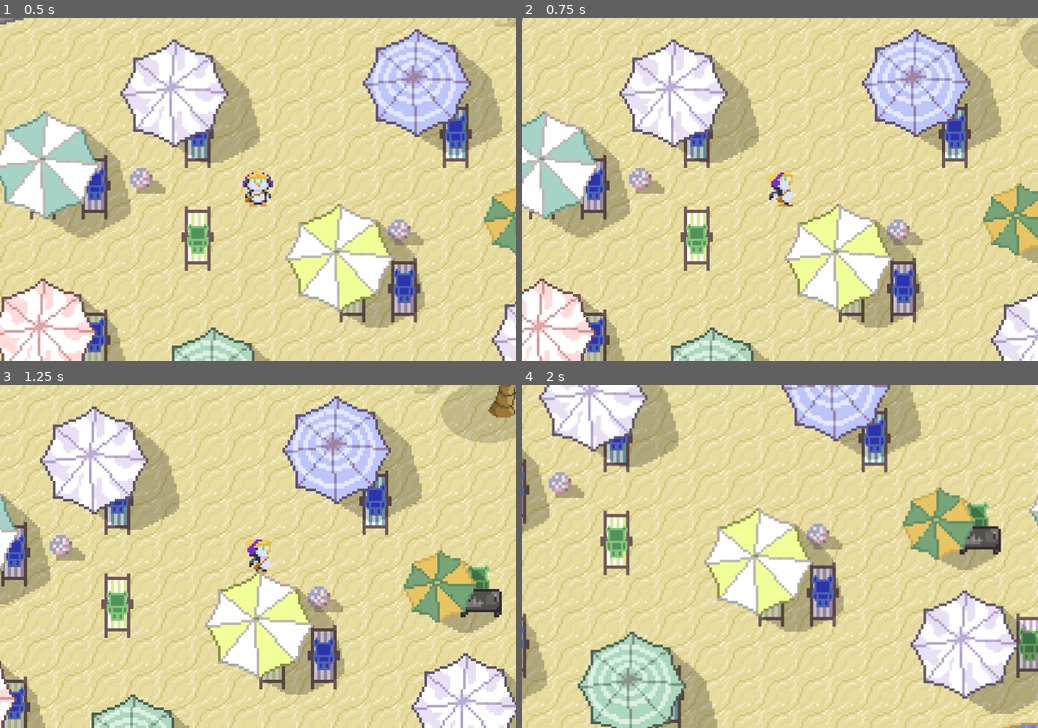
Above: before the commit, frames 1-4 (two rows, left to right).
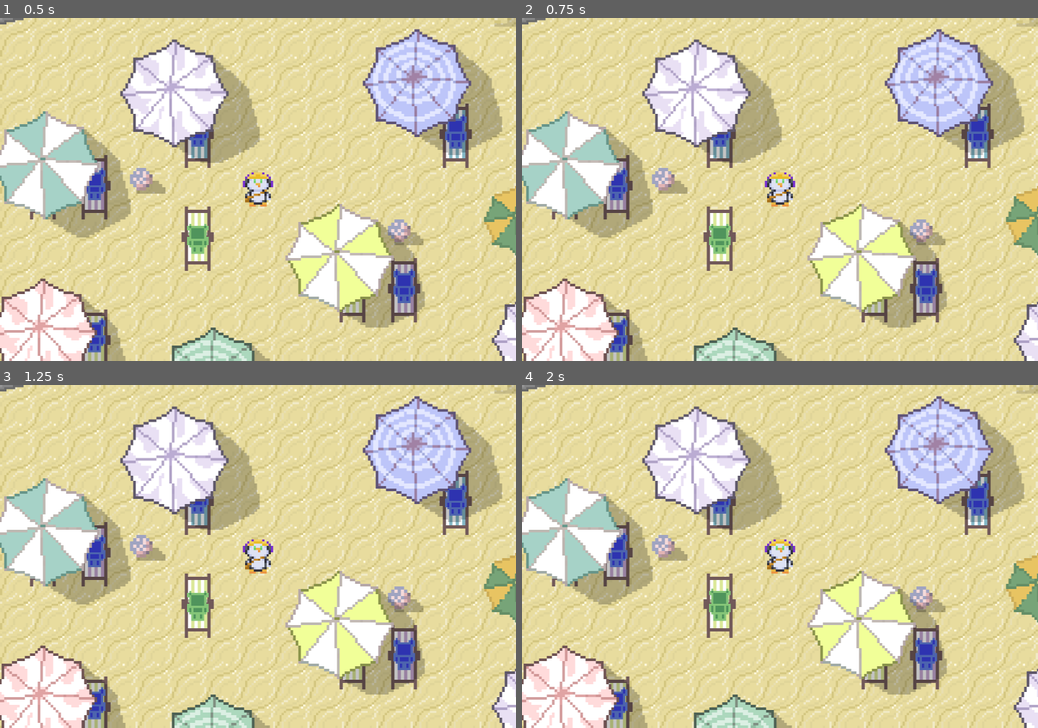
Above: after the commit, the same moments.

Repository: ygcs796/projeto-felpojam
Game: Godot game, scene res://cenario_rio_de_janeiro.tscn
The game is run twice, just before and just after one commit, with the same random seed, the same clock (stepped at 60 frames per second) and the same inputs.
Inputs:
- Up to frame 1 (0.5 s): no input
- Up to frame 2 (0.75 s): hold Right (ui_right) from 0.53 s (still down)
- Up to frame 3 (1.25 s): keep holding Right (ui_right)
- Up to frame 4 (2 s): release Right (ui_right) at 1.28 s; hold Down (ui_down) from 1.28 s (still down)

Frame 1 is identical in both runs. In frame 2, 50% of the frame differs, in the area x 0-100%, y 0-100%; in frame 3, 68%; in frame 4, 71%.

Commit message:
Mudanças
Adicionei e corrigi colisões e coloquei o Linuz com detecção de colisão

Diff:
--- a/cenario_rio_de_janeiro.tscn
+++ b/cenario_rio_de_janeiro.tscn
@@ -3205,11 +3205,11 @@
 6:18/size_in_atlas = Vector2i(6, 7)
 6:18/0 = 0
 6:18/0/z_index = 1
-6:18/0/physics_layer_0/polygon_0/points = PackedVector2Array(-0.2549057, 18.480585, 0.2549057, 28.931673, -3.3137608, 40.912186, -11.470707, 41.421997, -16.313894, 37.598427, -9.94128, 18.480585)
+6:18/0/physics_layer_0/polygon_0/points = PackedVector2Array(6.7855606, 17.118116, 3.3927803, 43.02662, -21.59042, 43.335052, -15.730164, 15.267508)
 0:18/size_in_atlas = Vector2i(6, 7)
 0:18/0 = 0
 0:18/0/z_index = 1
-0:18/0/physics_layer_0/polygon_0/points = PackedVector2Array(7.392235, 16.696253, 10.960899, 26.382627, 14.0197525, 34.029766, 11.725609, 39.127857, -2.8039513, 39.637665, -4.8431873, 18.480585)
+0:18/0/physics_layer_0/polygon_0/points = PackedVector2Array(12.028946, 14.6506405, 19.739807, 42.10132, -9.2530365, 43.951927, -11.412079, 17.42655)
 
 [sub_resource type="TileSetAtlasSource" id="TileSetAtlasSource_q3oy6"]
 texture = ExtResource("6_vx1bk")
@@ -3228,7 +3228,7 @@
 1:8/size_in_atlas = Vector2i(3, 2)
 1:8/0 = 0
 1:8/0/z_index = 1
-1:8/0/physics_layer_0/polygon_0/points = PackedVector2Array(-3.0216265, -3.5252314, 23.02192, -1.2230396, 22.734142, 10.000145, 3.4532871, 9.424597, -1.1510963, 3.669117)
+1:8/0/physics_layer_0/polygon_0/points = PackedVector2Array(-2.4374466, -2.8727036, 23.15573, -2.0021877, 23.503939, 10.359142, 4.1784763, 10.010937)
 4:8/size_in_atlas = Vector2i(3, 2)
 4:8/0 = 0
 4:8/0/z_index = 1
@@ -3280,6 +3280,21 @@
 sources/0 = SubResource("TileSetAtlasSource_wjlnf")
 sources/2 = SubResource("TileSetAtlasSource_q3oy6")
 
+[sub_resource type="RectangleShape2D" id="RectangleShape2D_biqnf"]
+size = Vector2(12, 14)
+
+[sub_resource type="RectangleShape2D" id="RectangleShape2D_cb1w8"]
+size = Vector2(12, 17)
+
+[sub_resource type="RectangleShape2D" id="RectangleShape2D_q3oy6"]
+size = Vector2(12, 17)
+
+[sub_resource type="RectangleShape2D" id="RectangleShape2D_2125b"]
+size = Vector2(12, 17)
+
+[sub_resource type="RectangleShape2D" id="RectangleShape2D_d1nje"]
+size = Vector2(11.75, 13.5)
+
 [node name="Cenario Rio de Janeiro" type="Node2D" unique_id=840574297]
 
 [node name="Agua" type="TileMapLayer" parent="." unique_id=740081092]
@@ -3544,3 +3559,25 @@
 scale = Vector2(1.2, 1.2)
 tile_map_data = PackedByteArray("AAAXABEAAgAIAAQAAAACAA4AAgAEAAAAAAAIAA4AAgAAAAAAAAD2/wsAAgAIAAQAAAAOAAwAAgAAAAQAAADz/x …(256 unchanged characters)…
 tile_set = SubResource("TileSet_ml0pv")
+
+[node name="npcs_em_pe" type="StaticBody2D" parent="." unique_id=243532254]
+
+[node name="CollisionShape2D" type="CollisionShape2D" parent="npcs_em_pe" unique_id=357597784]
+position = Vector2(-162, 2)
+shape = SubResource("RectangleShape2D_biqnf")
+
+[node name="CollisionShape2D2" type="CollisionShape2D" parent="npcs_em_pe" unique_id=1906792176]
+position = Vector2(177, -25.5)
+shape = SubResource("RectangleShape2D_cb1w8")
+
+[node name="CollisionShape2D3" type="CollisionShape2D" parent="npcs_em_pe" unique_id=141074691]
+position = Vector2(190, -20.5)
+shape = SubResource("RectangleShape2D_q3oy6")
+
+[node name="CollisionShape2D4" type="CollisionShape2D" parent="npcs_em_pe" unique_id=336082472]
+position = Vector2(190, 229.5)
+shape = SubResource("RectangleShape2D_2125b")
+
+[node name="CollisionShape2D5" type="CollisionShape2D" parent="npcs_em_pe" unique_id=1790253938]
+position = Vector2(452.125, 21.25)
+shape = SubResource("RectangleShape2D_d1nje")
--- a/player.gd
+++ b/player.gd
@@ -2,7 +2,7 @@
 
 # Configurações
 var tile_size = 16  # O tamanho do seu passo (conforme você pediu)
-var move_speed = 0.3 # Tempo em segundos para dar um passo (quanto menor, mais rápido)
+var move_speed = 0.28 # Tempo em segundos para dar um passo (quanto menor, mais rápido)
 
 # Variáveis de controle
 var is_moving = false # Trava o input enquanto o boneco anda
@@ -10,9 +10,8 @@
 var previous_direction = input_direction
 var primeira_perna = true # variável para deixar a animação mais realista
 
-#@onready var ray = $RayCast2D
+@onready var ray = $RayCast2D
 @onready var anim = $AnimatedSprite2D
-#@onready var sprite = $Sprite2D
 
 func _physics_process(_delta):
 	# Se já estiver andando, não aceita novos comandos
@@ -21,16 +20,16 @@
 
 	# Verifica as teclas (configure "ui_up", "ui_down", etc. no mapa de entrada)
 	input_direction = Vector2.ZERO
-	if Input.is_action_pressed("ui_up"):
+	if Input.is_key_pressed(KEY_W):
 		input_direction = Vector2.UP
 		previous_direction = input_direction
-	elif Input.is_action_pressed("ui_down"):
+	elif Input.is_key_pressed(KEY_S):
 		input_direction = Vector2.DOWN
 		previous_direction = input_direction
-	elif Input.is_action_pressed("ui_left"):
+	elif Input.is_key_pressed(KEY_A):
 		input_direction = Vector2.LEFT
 		previous_direction = input_direction
-	elif Input.is_action_pressed("ui_right"):
+	elif Input.is_key_pressed(KEY_D):
 		input_direction = Vector2.RIGHT
 		previous_direction = input_direction
 
@@ -48,12 +47,12 @@
 
 	# 2. Verifica colisão com RayCast antes de andar
 	# Aponta o raio para onde queremos ir (ex: 160px para a direita)
-	#ray.target_position = dir * tile_size
-	#ray.force_raycast_update() # Força a atualização imediata do raio
+	ray.target_position = dir * (tile_size + 2)
+	ray.force_raycast_update() # Força a atualização imediata do raio
 	#
-	#if ray.is_colliding():
+	if ray.is_colliding():
 		## Se o raio bateu em algo, não anda!
-		#return
+		return
 
 	# 3. Inicia o movimento (Tween)
 
--- a/player.tscn
+++ b/player.tscn
@@ -239,3 +239,11 @@
 shape = SubResource("RectangleShape2D_khis8")
 
 [node name="Camera2D" type="Camera2D" parent="." unique_id=954808196]
+
+[node name="RayCast2D" type="RayCast2D" parent="." unique_id=1687945258]
+target_position = Vector2(0, 18)
+
+[node name="Area2D" type="Area2D" parent="." unique_id=343172438]
+
+[node name="CollisionShape2D" type="CollisionShape2D" parent="Area2D" unique_id=1419245320]
+shape = SubResource("RectangleShape2D_khis8")
